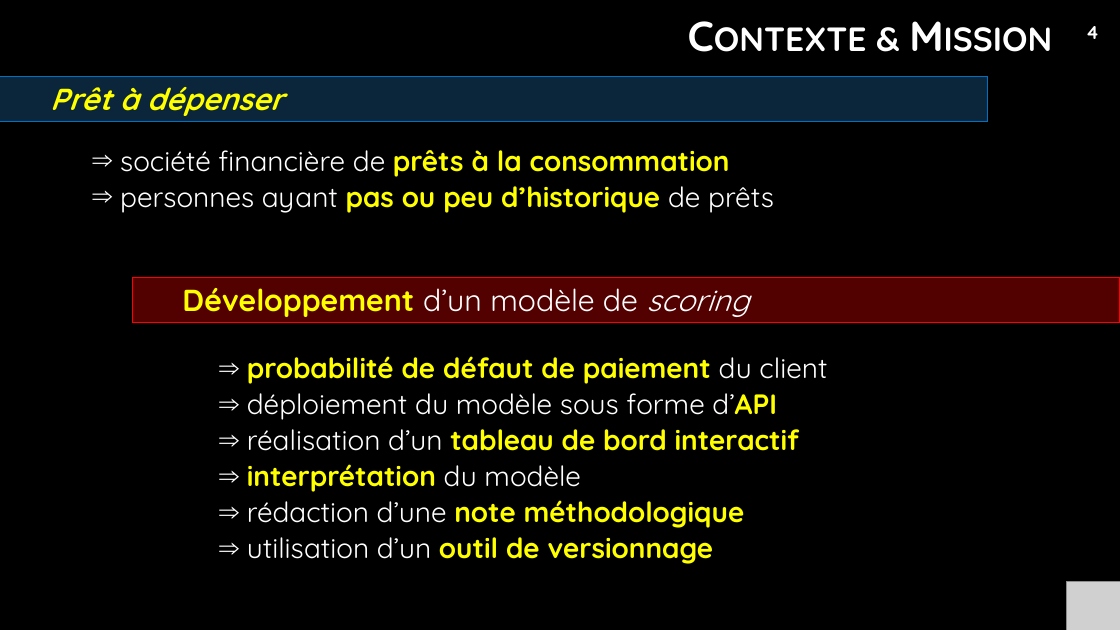
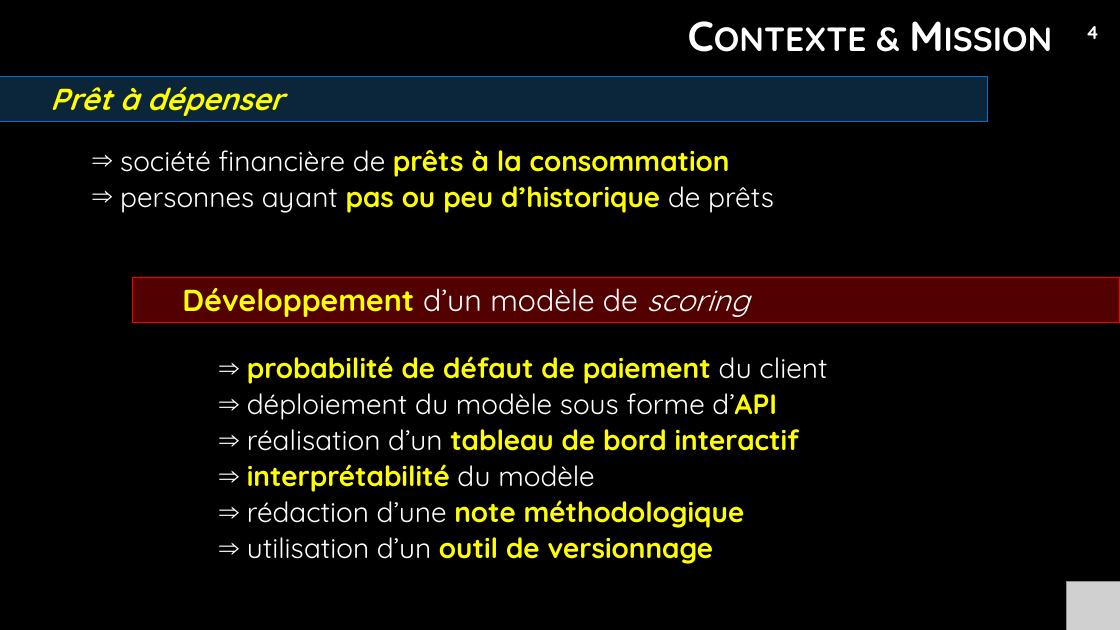
Before and after one commit to christophelebrun/OC_parcours_Data_Scientist_P7, a slide deck: slide 4 of projet7.pptx. Drawn at 1120x630 pixels with LibreOffice and Linux fonts; fonts in the diff are those of the drawing; grey boxes stand for pictures; background and template pictures are left out. Boxes give left, top, right and bottom in pixels: in the first picture for what was removed or moved away, otherwise in the second. Text is boxed around its words. In the diff, an @@ line names an element or a change of style, - is before the commit and + after.

```diff
--- a/projet7.pptx
+++ b/projet7.pptx
@@ text at [247, 464, 594, 492]: text changed @@
-  ⇒ interprétation du modèle
+  ⇒ interprétabilité du modèle
```
Also in this commit, not shown: 5 other slides changed, 1 slide added, 1 other file.
